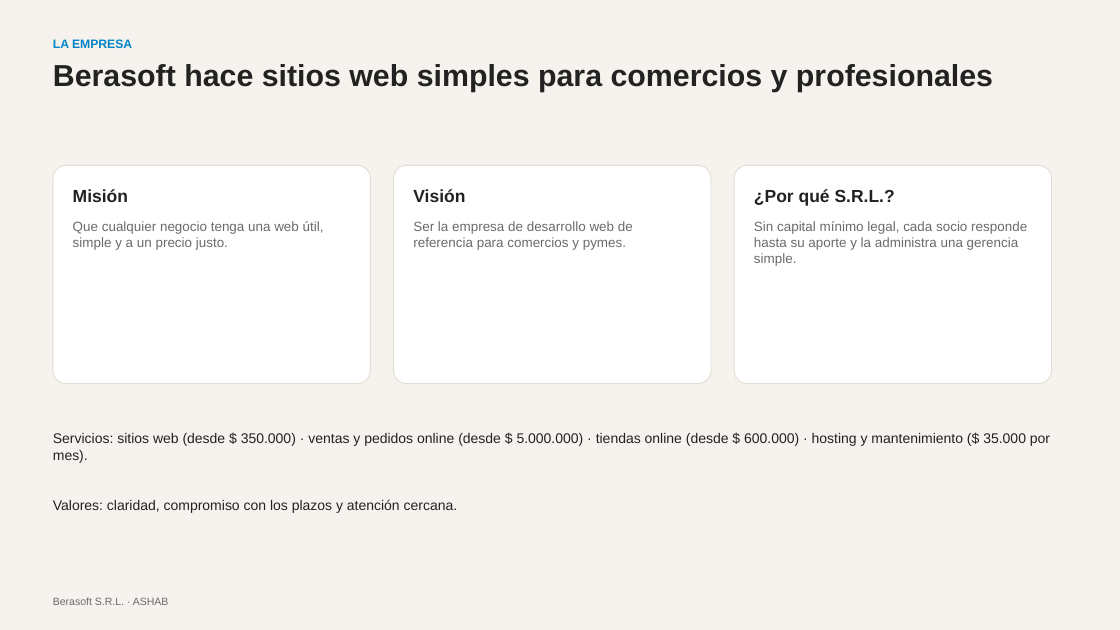
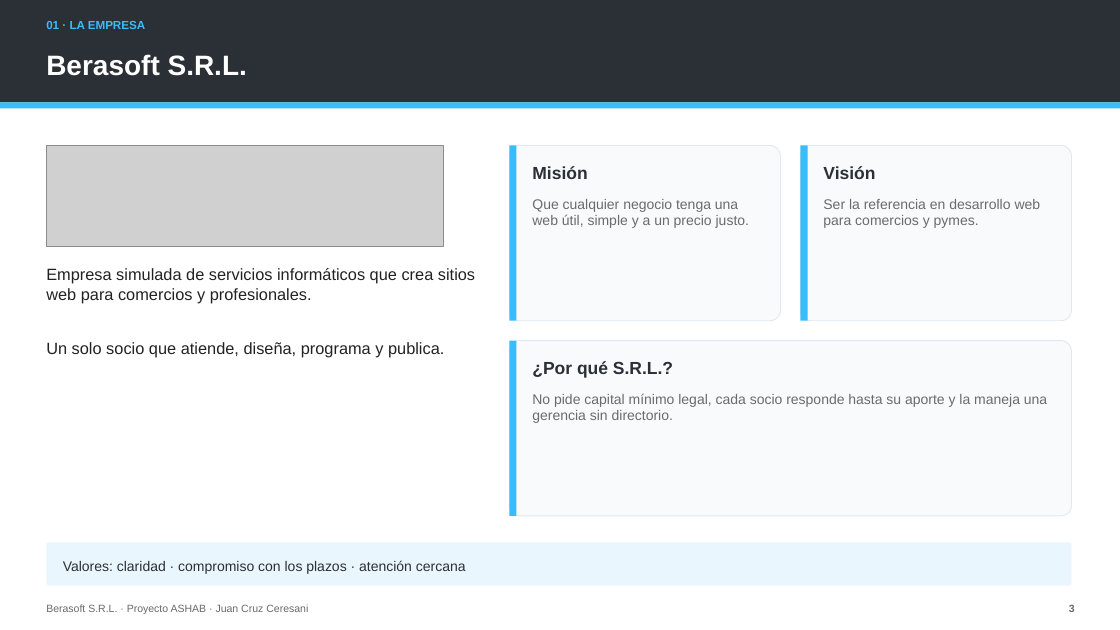
Before and after one commit to Gambeta-latorre/proyecto-consultora, a slide deck: slide 3 of 06_Documentos/Presentacion_ASHAB_Berasoft.pptx (slide 2 before the commit). Drawn at 1120x630 pixels with LibreOffice and Linux fonts; fonts in the diff are those of the drawing; grey boxes stand for pictures. Boxes give left, top, right and bottom in pixels: in the first picture for what was removed or moved away, otherwise in the second. Text is boxed around its words. In the diff, an @@ line names an element or a change of style, - is before the commit and + after.

```diff
--- a/06_Documentos/Presentacion_ASHAB_Berasoft.pptx
+++ b/06_Documentos/Presentacion_ASHAB_Berasoft.pptx
@@ background #F6F3EE to #FFFFFF @@
@@ rectangle added at [0, 0, 1120, 103], fill #2B2F36 @@
@@ text at [46, 21, 145, 29]: text changed; size 10.5 to 10 pt; text colour #0284C7 to #38BDF8 @@
-LA EMPRESA
+01 · LA EMPRESA
@@ text added at [46, 54, 247, 76], 24 pt, text #FFFFFF, bold @@
+Berasoft S.R.L.
@@ text removed at [53, 64, 993, 92] @@
-Berasoft hace sitios web simples para comercios y profesionales
@@ rectangle added at [0, 103, 1120, 108], fill #38BDF8 @@
@@ picture added at [46, 145, 443, 247] @@
@@ rounded rectangle added at [509, 145, 781, 321], fill #F8FAFC, outline #E2E8F0 0.75 pt @@
@@ rectangle added at [509, 145, 517, 321], fill #38BDF8 @@
@@ rounded rectangle: place and size @@
-rounded rectangle at [734, 166, 1052, 384]
+rounded rectangle at [801, 145, 1072, 321]
@@ rounded rectangle at [801, 145, 1072, 321]: fill #FFFFFF to #F8FAFC; outline #E2DCD2 0.75 pt to #E2E8F0 0.75 pt @@
@@ rectangle added at [801, 145, 808, 321], fill #38BDF8 @@
@@ rounded rectangle removed at [53, 166, 371, 384] @@
@@ rounded rectangle removed at [394, 166, 712, 384] @@
@@ text "Misión": place and size @@
-text "Misión" at [73, 189, 128, 202]
+text "Misión" at [532, 166, 587, 179]
@@ text "Visión": place and size @@
-text "Visión" at [413, 189, 465, 202]
+text "Visión" at [823, 166, 875, 179]
@@ text "Que cualquier negocio tenga una ...": place and size @@
-text "Que cualquier negocio tenga una ..." at [73, 221, 324, 250]
+text "Que cualquier negocio tenga una ..." at [532, 199, 749, 228]
@@ text "Que cualquier negocio tenga una ..." at [532, 199, 749, 228]: size 11.5 to 12 pt @@
@@ text at [823, 199, 1041, 228]: text changed; size 11.5 to 12 pt @@
-Ser la empresa de desarrollo web de referencia para comercios y pymes.
+Ser la referencia en desarrollo web para comercios y pymes.
@@ text added at [46, 268, 475, 358], 14 pt, text #222222 @@
+Empresa simulada de servicios informáticos que crea sitios web para comercios y profesionales.
+Un solo socio que atiende, diseña, programa y publica.
@@ rounded rectangle added at [509, 341, 1071, 517], fill #F8FAFC, outline #E2E8F0 0.75 pt @@
@@ rectangle added at [509, 341, 517, 517], fill #38BDF8 @@
@@ text colour #222222 to #2B2F36 in 3 elements at [532, 166, 587, 179], [823, 166, 875, 179], [532, 361, 673, 378] @@
@@ text "¿Por qué S.R.L.?": place and size @@
-text "¿Por qué S.R.L.?" at [754, 189, 895, 206]
+text "¿Por qué S.R.L.?" at [532, 361, 673, 378]
@@ text at [532, 393, 1047, 423]: text changed; size 11.5 to 12 pt @@
-Sin capital mínimo legal, cada socio responde hasta su aporte y la administra una gerencia simple.
+No pide capital mínimo legal, cada socio responde hasta su aporte y la maneja una gerencia sin directorio.
@@ text removed at [53, 433, 1050, 463] @@
-Servicios: sitios web (desde $ 350.000) · ventas y pedidos online (desde $ 5.000.000) · tiendas online (desde $ 600.000) · hosting y mantenimiento ($ 35.000 por mes).
@@ rounded rectangle added at [46, 543, 1071, 586], fill #EAF6FD @@
@@ text at [63, 560, 466, 574]: text changed; text colour #222222 to #2B2F36 @@
-Valores: claridad, compromiso con los plazos y atención cercana.
+Valores: claridad · compromiso con los plazos · atención cercana
@@ text "Valores: claridad · compromiso con ..." at [63, 560, 466, 574]: vertical alignment top to middle @@
@@ text at [46, 604, 308, 614]: text changed @@
-Berasoft S.R.L. · ASHAB
+Berasoft S.R.L. · Proyecto ASHAB · Juan Cruz Ceresani
@@ text added at [1069, 605, 1075, 612], 9 pt, text #6B6B6B, bold @@
+3
```
Also in this commit, not shown: 6 other slides changed, 14 slides added, 12 slides removed, 5 other files.
